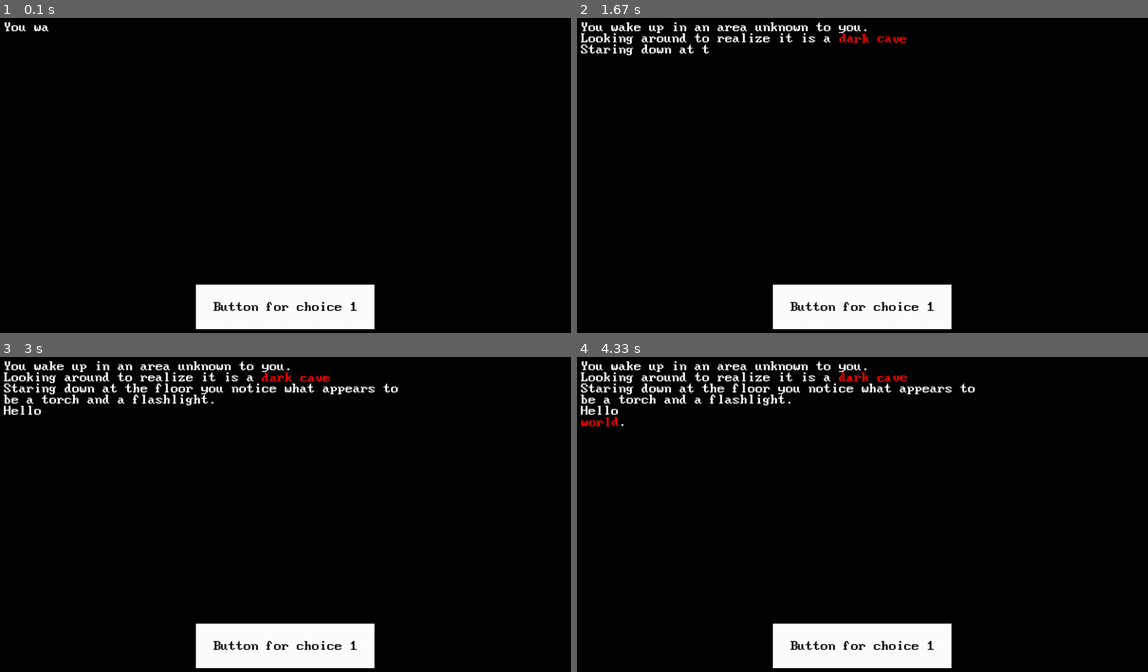
Above: before the commit, frames 1-4 (two rows, left to right).
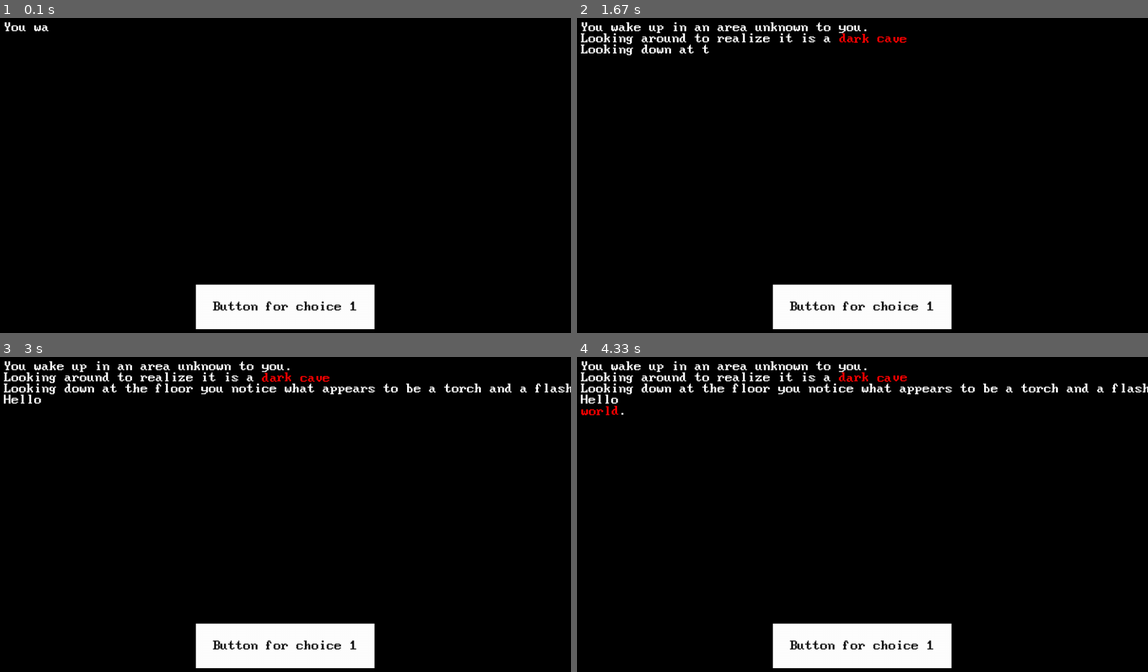
Above: after the commit, the same moments.

Repository: mortalglitch/reflections-cyoa
Game: pygame game, started from main.py
The game is run twice, just before and just after one commit, with the same random seed, the same clock (stepped at 60 frames per second) and the same inputs. The source before the commit is Python 2; it was converted automatically to run under Python 3.
Inputs (mouse positions are in pixels of both pictures, inside the frame that each line leads up to):
- Up to frame 1 (0.1 s): no input
- Up to frame 2 (1.67 s): click (862, 307) at 0.38 s; click (862, 197) at 0.72 s; click (931, 207) at 1.55 s
- Up to frame 3 (3 s): click (285, 646) at 2.38 s; click (268, 460) at 2.72 s
- Up to frame 4 (4.33 s): no input

The runs differ from the first frame. In frame 1, 0.3% of the frame differs, in the area x 37-63%, y 89-94%; in frame 2, 0.4%; in frame 3, 1.2%; in frame 4, 1.4%, in the area x 0-100%, y 8-94%.

Commit message:
Pushed updates to parser and new test on main

Diff:
--- a/main.py
+++ b/main.py
@@ -34,9 +34,13 @@
         "Staring down at the floor you notice what appears to [#newline#] be a torch and a flashlight."
     )
 
-    newFancyText = FancyText(FONT, screen, test_section, objects)
+    # NOTE Line length greater than 70 should newline
 
-    story_parser(STORY)
+    # newFancyText = FancyText(FONT, screen, test_section, objects)
+
+    story_sections = story_parser(STORY)
+
+    newFancyText = FancyText(FONT, screen, story_sections[0].text_block, objects)
     ## Button Testing
     customButton = Button(
         440,
--- a/src/section.py
+++ b/src/section.py
@@ -4,3 +4,6 @@
         self.text_block = text_block
         self.choices = choices
         self.is_end = is_end
+
+    def __repr__(self):
+        return f"Title: {self.title} \nCurrent Text: {self.text_block} \nChoices: {self.choices} \nIs End? {self.is_end} \n"
--- a/src/story_parser.py
+++ b/src/story_parser.py
@@ -1,5 +1,3 @@
-import re
-
 from src.section import Section
 
 
@@ -10,6 +8,43 @@
     with open(file) as f:
         current_story = f.read()
 
-    # The current regex method is failing due to striping the wrapper need another method.
-    # section_list = re.split(r"\[%S (.*?) %]", current_story)
-    print(current_story)
+    split_story = current_story.split("\n")
+    current_section = Section("", [], [], False)
+    for line in split_story:
+        current_section = line_analyzer(line, current_section, sections)
+
+    return sections
+
+
+def line_analyzer(line, section, sections):
+    section_end_call = False
+    if line.startswith("[%S"):
+        temp_line = line[4:-3]
+        section.title = temp_line
+    elif line.startswith("[%C"):
+        choice_list = line.split("][")
+        clean_choices = []
+        for item in choice_list:
+            if item.startswith("[%C"):
+                item = item[4:-2]
+            if item.startswith("%C"):
+                if item.endswith("%]"):
+                    item = item[3:-3]
+                if item.endswith("%"):
+                    item = item[3:-2]
+            clean_choices.append(item.split(" :: "))
+        ## TEMP CODE FOR TESTING
+        section.choices = clean_choices
+        section_end_call = True
+    elif line.startswith("[%e"):
+        section.is_end = True
+        section_end_call = True
+    elif line.startswith("\n"):
+        print("empty line found")
+    else:
+        section.text_block.append(line)
+    if section_end_call:
+        new_section = section
+        sections.append(new_section)
+        return Section("", [], [], False)
+    return section
--- a/story_files/demo_story.txt
+++ b/story_files/demo_story.txt
@@ -1,6 +1,6 @@
 [%S Beginning %]
 You wake up in an area unknown to you.
-Looking around to realize it is a [#c-255,0,0#] [#shake#]dark cave [#reset#]
+Looking around to realize it is a [#c-255,0,0#] [#shake#] dark cave [#reset#]
 Looking down at the floor you notice what appears to be a torch and a flashlight.
 [%C Grab Torch :: Torch %][%C Grab Flashlight :: Flashlight %]
 
